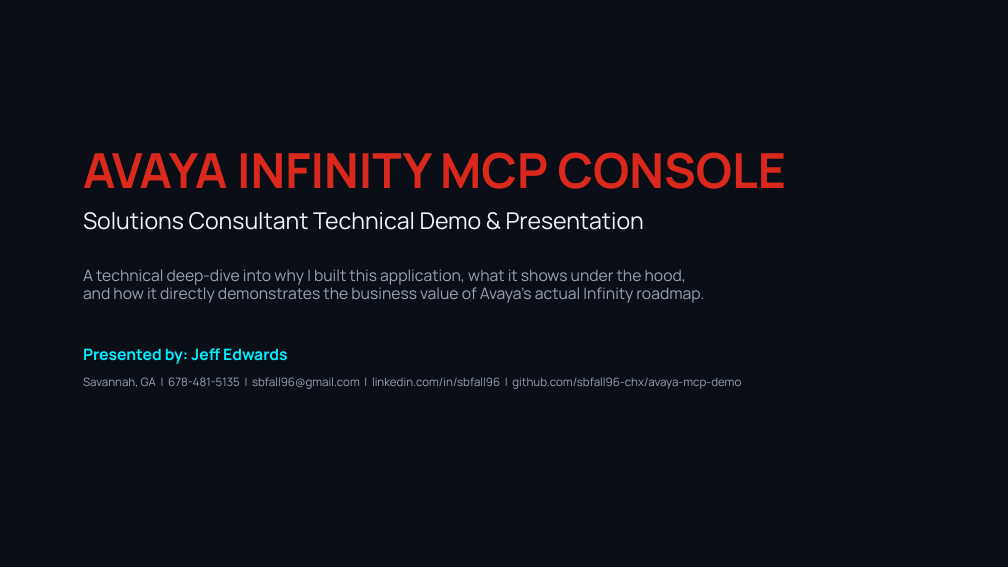
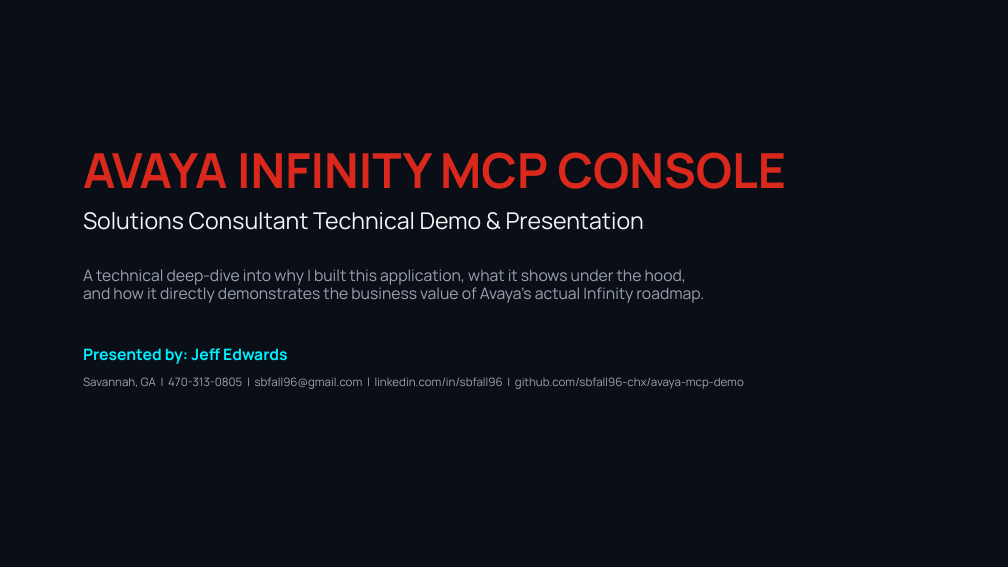
Before and after one commit to sbfall96-chx/avaya-mcp-demo, a slide deck: slide 1 of Avaya_Infinity_MCP_Pitch_Deck.pptx. Drawn at 1008x567 pixels with LibreOffice and Linux fonts; fonts in the diff are those of the drawing. Boxes give left, top, right and bottom in pixels: in the first picture for what was removed or moved away, otherwise in the second. Text is boxed around its words. In the diff, an @@ line names an element or a change of style, - is before the commit and + after.

Commit message:
Add Avaya Infinity Value Architect ROI calculator and update contact credentials

```diff
--- a/Avaya_Infinity_MCP_Pitch_Deck.pptx
+++ b/Avaya_Infinity_MCP_Pitch_Deck.pptx
@@ text at <box>83,377,744,389</box>: text changed @@
-Savannah, GA | 678-481-5135 | sbfall96@gmail.com | linkedin.com/in/sbfall96 | github.com/sbfall96-chx/avaya-mcp-demo
+Savannah, GA | 470-313-0805 | sbfall96@gmail.com | linkedin.com/in/sbfall96 | github.com/sbfall96-chx/avaya-mcp-demo
```
Also in this commit, not shown: 7 other files.
